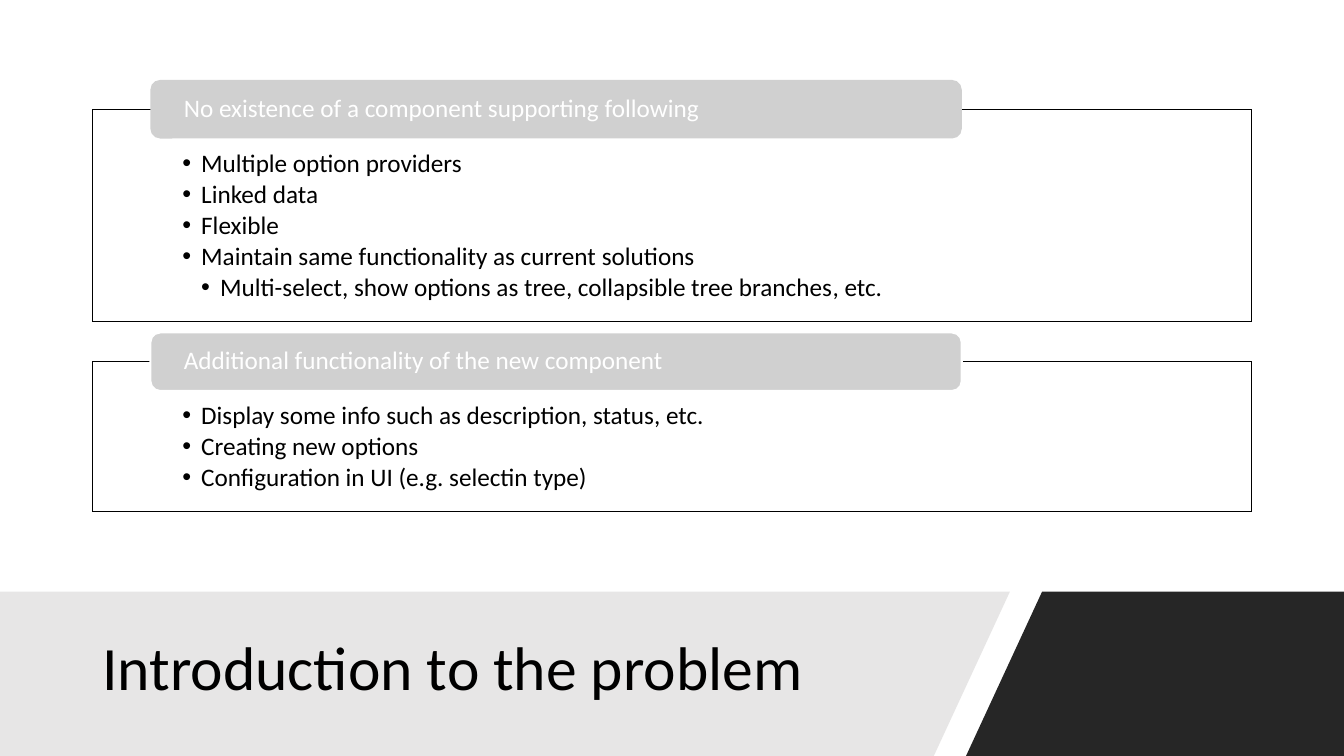
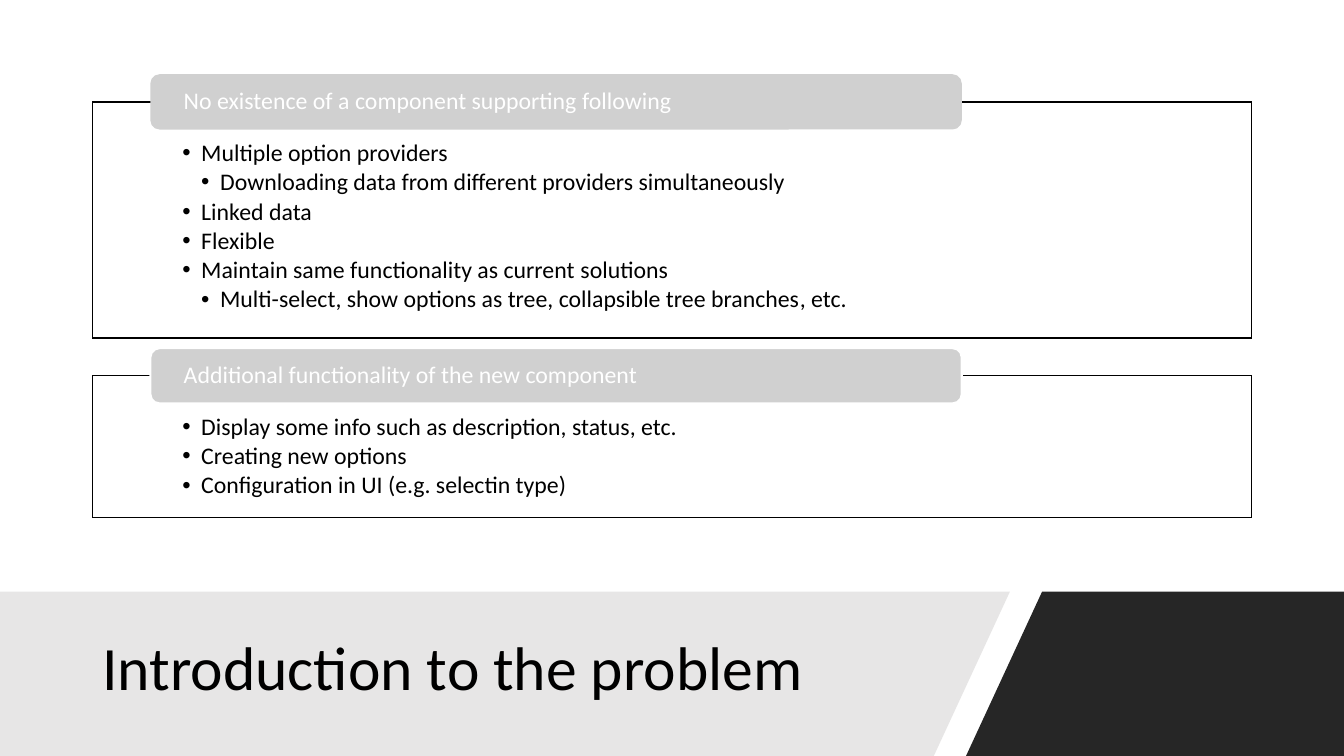
Before and after one commit to lecbyjak/intelligent-tree-select, a slide deck: slide 4 of documents/lecbyjak_bachlor_prezentation.pptx (slide 3 before the commit). Drawn at 1344x756 pixels with LibreOffice and Linux fonts; fonts in the diff are those of the drawing; grey boxes stand for pictures. Boxes give left, top, right and bottom in pixels: in the first picture for what was removed or moved away, otherwise in the second. Text is boxed around its words. In the diff, an @@ line names an element or a change of style, - is before the commit and + after.

```diff
--- a/documents/lecbyjak_bachlor_prezentation.pptx
+++ b/documents/lecbyjak_bachlor_prezentation.pptx
@@ picture: place and size @@
-picture at (150, 80, 962, 138)
+picture at (150, 75, 962, 130)
@@ text "No existence of a component ..." at (184, 93, 671, 113): size 18 to 17 pt @@
@@ text "Multiple option providers": place and size @@
-text "Multiple option providers" at (201, 154, 882, 300)
+text "Multiple option providers" at (201, 144, 847, 311)
@@ rectangle: place and size @@
-rectangle at (93, 109, 1252, 322)
+rectangle at (93, 102, 1252, 338)
@@ text at (201, 144, 847, 311): size 18 to 17 pt in "Multiple option providers", "Linked data", "Flexible", "Maintain same functionality as current solutions" and 1 more places; bullet •• to • @@
@@ text at (220, 173, 785, 194): paragraph added @@
+    • Downloading data from different providers simultaneously
@@ picture: place and size @@
-picture at (150, 333, 962, 391)
+picture at (150, 348, 962, 403)
@@ text "Additional functionality of the new ..." at (184, 367, 637, 386): size 18 to 17 pt @@
@@ text "Additional functionality of the new ...": place and size @@
-text "Additional functionality of the new ..." at (184, 352, 663, 373)
+text "Additional functionality of the new ..." at (184, 367, 637, 386)
@@ text "Display some info such as ...": place and size @@
-text "Display some info such as ..." at (201, 406, 704, 491)
+text "Display some info such as ..." at (201, 418, 677, 497)
@@ text "Display some info such as ..." at (201, 418, 677, 497): size 18 to 17 pt; bullet •• to • @@
@@ rectangle: place and size @@
-rectangle at (93, 362, 1252, 512)
+rectangle at (93, 376, 1252, 518)
```
Also in this commit, not shown: 4 other slides changed, 3 slides added, 1 other file.
